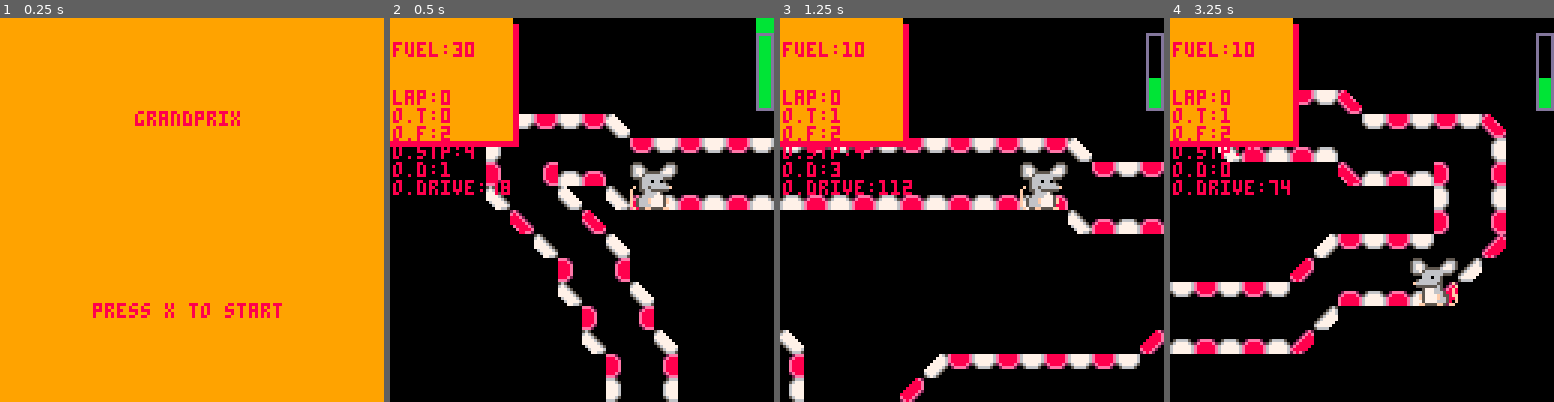
Above: before the commit, frames 1-4 (left to right).
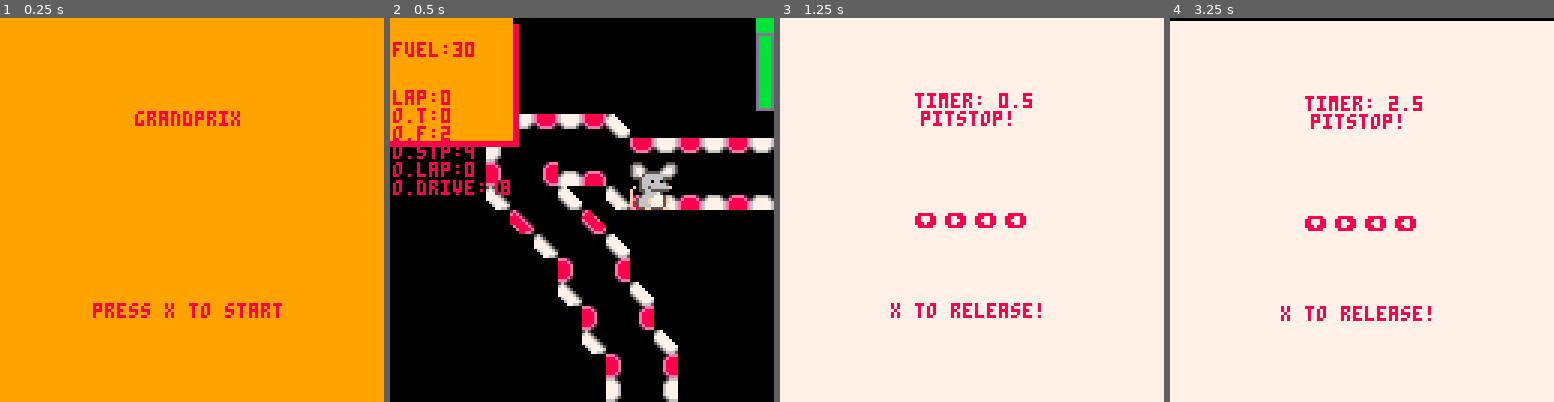
Above: after the commit, the same moments.

Repository: mmckendry/GrandPrixP8
Game: PICO-8 cartridge grandprix.p8
The game is run twice, just before and just after one commit, with the same random seed, the same clock (stepped at 60 frames per second) and the same inputs.
Inputs:
- Up to frame 1 (0.25 s): no input
- Up to frame 2 (0.5 s): tap X (X key) at 0.33 s
- Up to frame 3 (1.25 s): tap O (Z key) at 0.7 s; tap X (X key) at 1.07 s
- Up to frame 4 (3.25 s): hold Right 1.6-2.1 s; tap O (Z key) every 0.4 s from 1.7 to 2.9 s; tap X (X key) at 1.85, 2.97 s; hold Up 2.15-2.42 s; hold Right 2.47-3.03 s; hold Left from 3.08 s (still down)

Frame 1 is identical in both runs. In frame 2, 0.3% of the frame differs, in the area x 7-22%, y 37-42%; in frame 3, 97%, in the area x 0-100%, y 0-100%; in frame 4, 96%.

Commit message:
Complete lap counter for characters, display text clears after 2 seconds, prevent exit of pit until sequence is complete

Diff:
--- a/grandprix.p8
+++ b/grandprix.p8
@@ -7,25 +7,26 @@
   screenheight=127
   make_player()
   scene=0
-  lap=0
   timer=0
   delay=0
   shake=0
   display=false
   is_generated=false
   first=true
+  textdelay=0
  end
 
  function _update()
+  clearmessage()
   if(scene==0) then
    title_update()
   elseif (scene==1) then
    move_player()
+   if(delay > 1) then
+    pathfinding(opponent,o)
+   end
    if (player["fuel"]!=0) then
     pathfinding(player,p)
-    if(delay > 1) then
-     pathfinding(opponent,o)
-    end
    end
   elseif(scene==2) then
    finish_update()
@@ -121,9 +122,16 @@
 end
 
 --collision detection
-function can_move(x,y)
+function can_move(x,y, car)
  local map_sprite=mget(x,y)
  local flag=fget(map_sprite)
+
+ if(flag == 2) then
+  if(car.lap>=4) then
+   scene=2
+  end
+  car.lap+=1
+ end
 
  return flag!=1
 end
@@ -179,7 +187,7 @@
    end
    if (candidates[1]!=car[1]["lx"] or candidates[2]!=car[1]["ly"]) then
     -- sfx(0)
-     if(can_move(candidates[1], candidates[2])) then
+     if(can_move(candidates[1],candidates[2],car)) then
       next_step[1]=candidates[1]
       next_step[2]=candidates[2]
      end
@@ -225,11 +234,11 @@
  rectfill(x,y+42,x+42,y+2,8)
  rectfill(x,y+40,x+40,y+0,9)
  print("fuel:"..player.fuel,x+1,y+8,8)
- print("lap:"..lap,x+1,y+24,8)
+ print("lap:"..player.lap,x+1,y+24,8)
  print("o.t:"..o.t,x+1,y+30,8)
  print("o.f:"..o.f,x+1,y+36,8)
  print("o.stp:"..o.stp,x+1,y+42,8)
- print("o.d:"..o.d,x+1,y+48,8)
+ print("o.lap:"..opponent.lap,x+1,y+48,8)
  print("o.drive:"..o.drive[o.d][o.f],x+1,y+54,8)
 end
 
@@ -286,6 +295,16 @@
 
 function drawtrack()
   map(0,0,0,0,128,128)
+end
+
+function clearmessage()
+ if(textdelay<60)then
+  textdelay+=1
+ end
+ if(textdelay>=60)then
+  textdelay=0
+  display=false
+ end
 end
 -->8
 --player functions
@@ -295,14 +314,15 @@
  p.drive={[0]={64,66},{68,70},{96,98},{100,102}}
  p.t,p.f,p.stp=0,1,4
  p.spd=5
- player={{lx=0,ly=8},{cx=7,cy=5},{nx=0,ny=8},fuel=30}
+ player={{lx=0,ly=8},{cx=7,cy=5},{nx=0,ny=8},fuel=30,lap=0}
 
  o={}
  o.d=0
- o.drive={[0]={72,74},{76,78},{104,106},{108,112}}
+ o.drive={[0]={72,74},{76,78},{104,106},{108,110}}
  o.t,o.f,o.stp=0,1,4
  o.spd=5
- opponent={{lx=0,ly=8},{cx=16,cy=6},{nx=0,ny=8},fuel=10}
+ o.lap=0
+ opponent={{lx=0,ly=8},{cx=16,cy=6},{nx=0,ny=8},fuel=10,lap=0}
 end
 
 function move_player()
@@ -310,6 +330,7 @@
 
  if(btnp(❎)) then
   local text="box box box!"
+  textdelay=0
   display=true
   set_textwindow(text,8,7,8)
  end
@@ -351,8 +372,10 @@
 function pitstop_update()
  pit_timer()
  if (btnp(❎)) then
-  is_generated=false
-  reset_values()
+  if (s_finished) then
+   is_generated=false
+   reset_values()
+  end
  end
  if(is_generated) then
   if(btnp(⬆️))then
@@ -440,6 +463,9 @@
 function finish_update()
   if (btnp(❎)) then
    scene=1
+   //create method to flush game state
+   player.lap=0
+   opponent.lap=0
   end
 end
 
Not shown, changed: 24 lines of the sprite sheet (__gfx__) section of grandprix.p8
